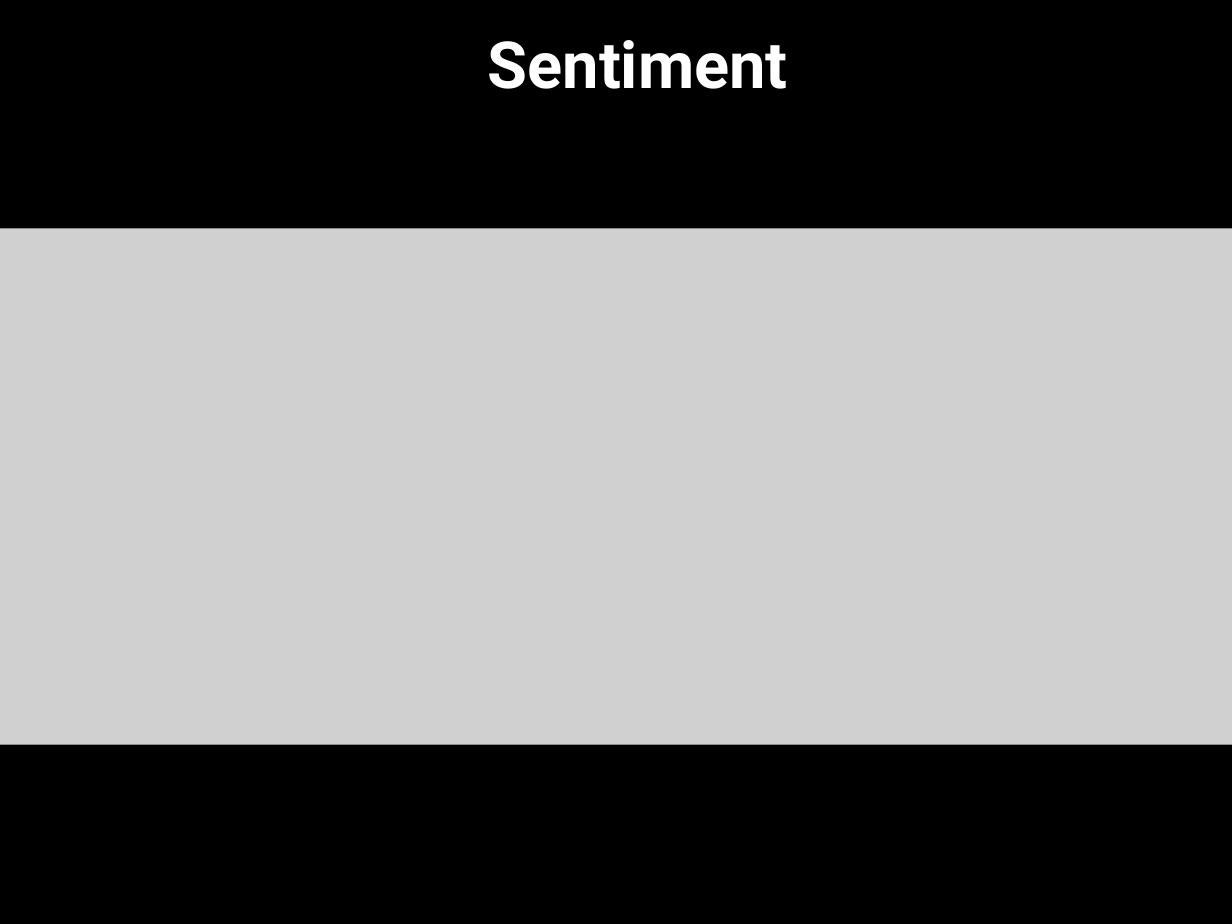
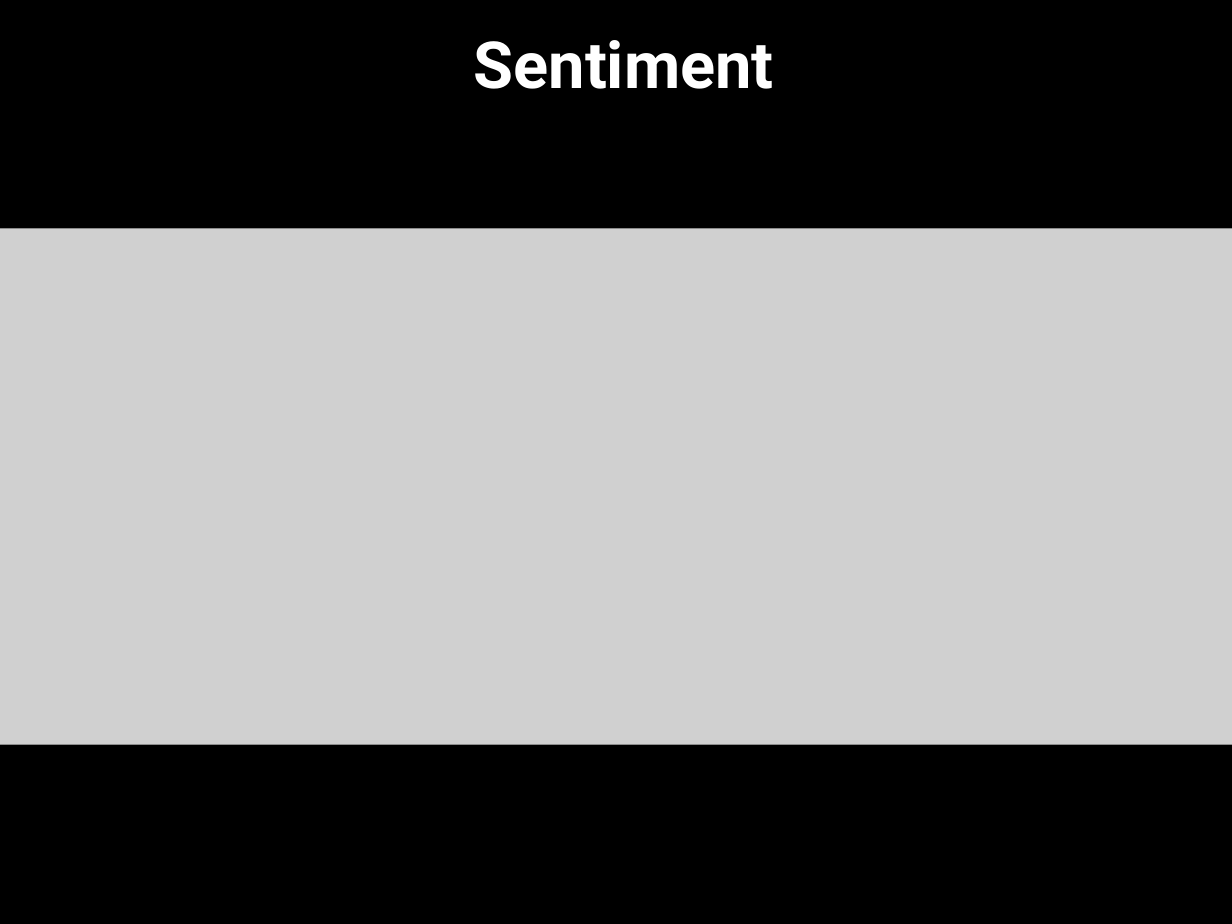
Before and after one commit to PeggyFan/Project, a slide deck: slide 5 of data/nyt_summarizer_10_09_1.pptx. Drawn at 1232x924 pixels with LibreOffice and Linux fonts; fonts in the diff are those of the drawing; grey boxes stand for pictures; background and template pictures are left out. Boxes give left, top, right and bottom in pixels: in the first picture for what was removed or moved away, otherwise in the second. Text is boxed around its words. In the diff, an @@ line names an element or a change of style, - is before the commit and + after.

```diff
--- a/data/nyt_summarizer_10_09_1.pptx
+++ b/data/nyt_summarizer_10_09_1.pptx
@@ title "Sentiment" moved from (x1=488, y1=40, x2=788, y2=89) to (x1=474, y1=40, x2=774, y2=89) @@
```
Also in this commit, not shown: 3 other slides changed.
